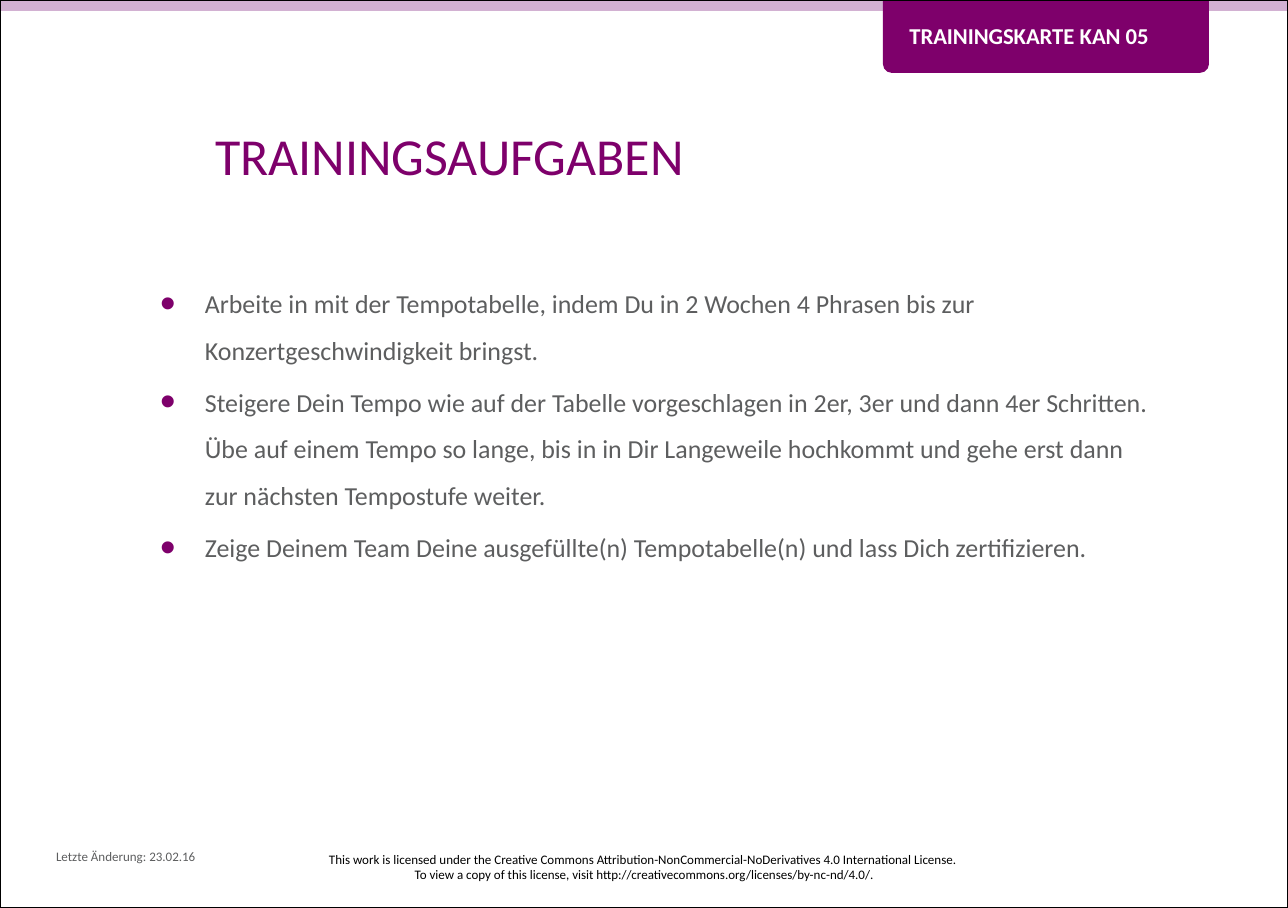
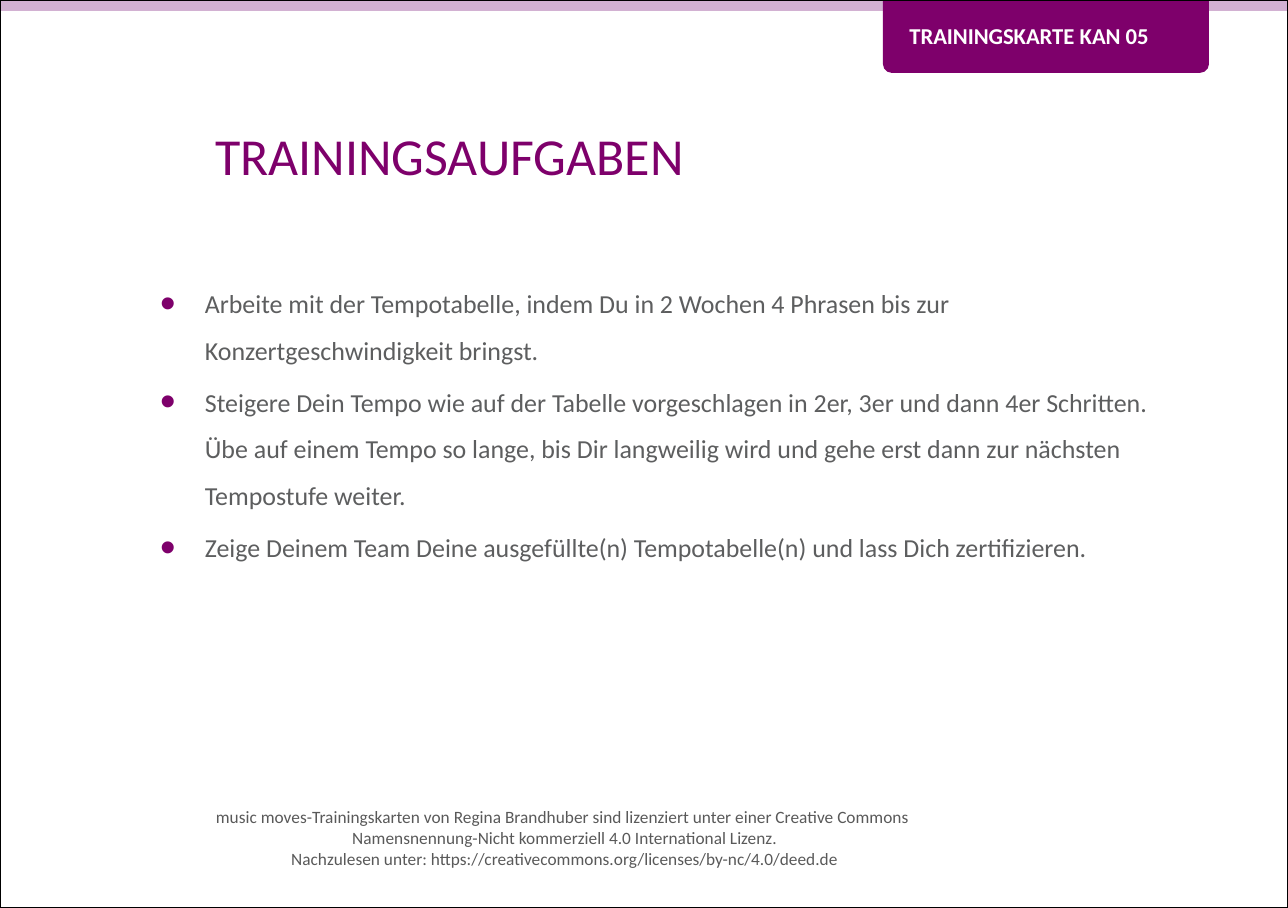
Before and after one commit to Teamtool/training-materials, a slide deck: slide 2 of training-cards/music moves/Kanban (KAN)/ger_KAN_05_Tempotabelle_MM_A.pptx. Drawn at 1288x908 pixels with LibreOffice and Linux fonts; fonts in the diff are those of the drawing; background and template pictures are left out. Boxes give left, top, right and bottom in pixels: in the first picture for what was removed or moved away, otherwise in the second. Text is boxed around its words. In the diff, an @@ line names an element or a change of style, - is before the commit and + after.

Commit message:
KAN 05 neue Lizenzen eingepflegt

```diff
--- a/training-cards/music moves/Kanban (KAN)/ger_KAN_05_Tempotabelle_MM_A.pptx
+++ b/training-cards/music moves/Kanban (KAN)/ger_KAN_05_Tempotabelle_MM_A.pptx
@@ text at (205,295,1147,509): text changed @@
-• Arbeite in mit der Tempotabelle, indem Du in 2 Wochen 4 Phrasen bis zur Konzertgeschwindigkeit bringst.
-• Steigere Dein Tempo wie auf der Tabelle vorgeschlagen in 2er, 3er und dann 4er Schritten. Übe auf einem Tempo so lange, bis in in Dir Langeweile hochkommt und gehe erst dann zur nächsten Tempostufe weiter.
+• Arbeite mit der Tempotabelle, indem Du in 2 Wochen 4 Phrasen bis zur Konzertgeschwindigkeit bringst.
+• Steigere Dein Tempo wie auf der Tabelle vorgeschlagen in 2er, 3er und dann 4er Schritten. Übe auf einem Tempo so lange, bis Dir langweilig wird und gehe erst dann zur nächsten Tempostufe weiter.
@@ text at (216,811,908,868): text changed; size 6 to 8 pt; text colour #000000 to #595959 @@
-This work is licensed under the Creative Commons Attribution-NonCommercial-NoDerivatives 4.0 International License.
-To view a copy of this license, visit http://creativecommons.org/licenses/by-nc-nd/4.0/.
+music moves-Trainingskarten von Regina Brandhuber sind lizenziert unter einer Creative Commons
+Namensnennung-Nicht kommerziell 4.0 International Lizenz.
+Nachzulesen unter: https://creativecommons.org/licenses/by-nc/4.0/deed.de
@@ text removed at (56,850,195,863) @@
-Letzte Änderung: 23.02.16
```
Also in this commit, not shown: 1 other slide changed, 1 other file.
